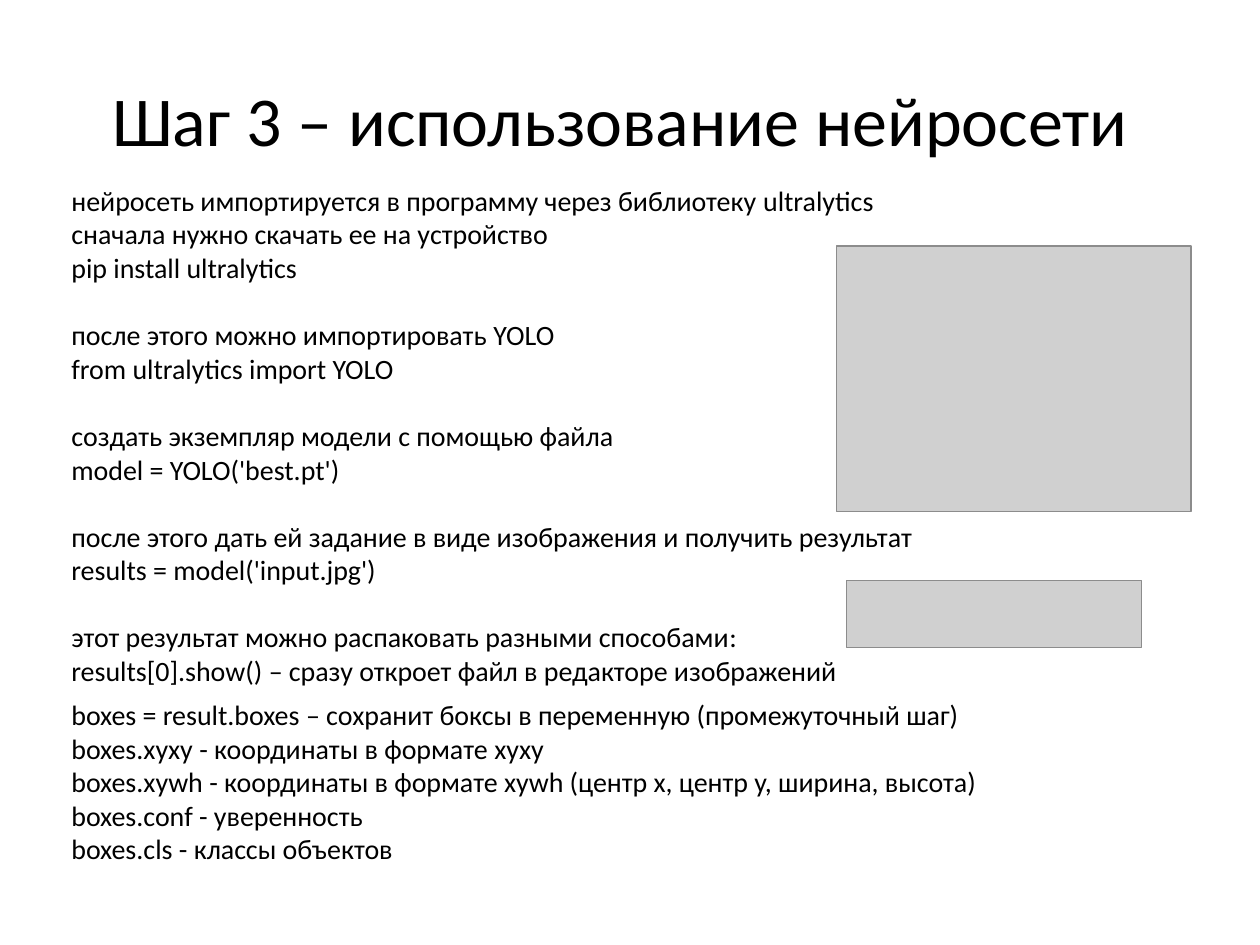
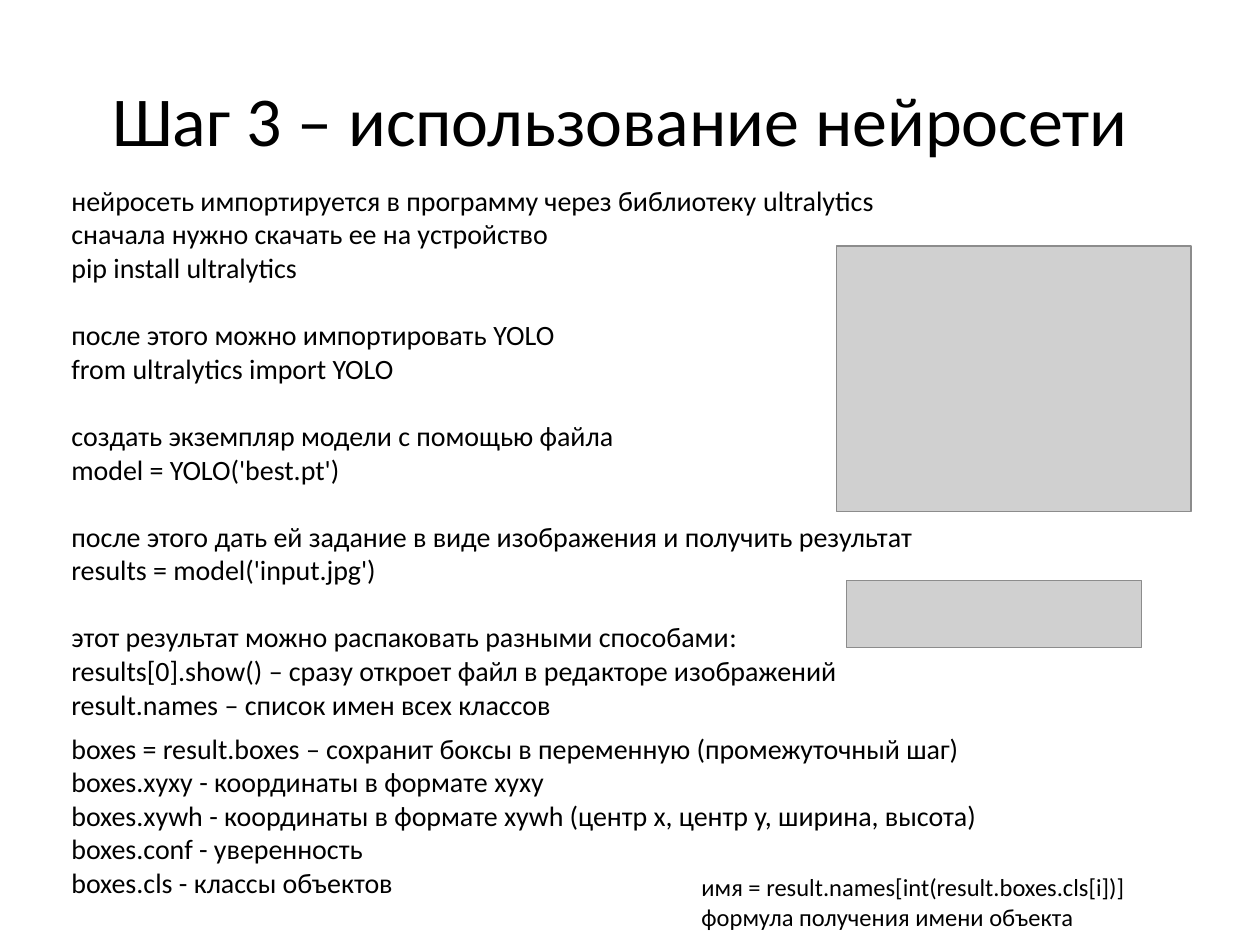
Before and after one commit to BlokkGaming/championship-AI, a slide deck: slide 17 of Инструкция по созданию своей нейросети.pptx (slide 18 before the commit). Drawn at 1260x945 pixels with LibreOffice and Linux fonts; fonts in the diff are those of the drawing; grey boxes stand for pictures. Boxes give left, top, right and bottom in pixels: in the first picture for what was removed or moved away, otherwise in the second. Text is boxed around its words. In the diff, an @@ line names an element or a change of style, - is before the commit and + after.

```diff
--- a/Инструкция по созданию своей нейросети.pptx
+++ b/Инструкция по созданию своей нейросети.pptx
@@ text at bbox=[71, 695, 550, 716]: paragraph added @@
+result.names – список имен всех классов
@@ text added at bbox=[701, 878, 1124, 930], 14 pt, text #000000 @@
+имя = result.names[int(result.boxes.cls[i])]
+формула получения имени объекта
```
Also in this commit, not shown: 1 slide removed.
